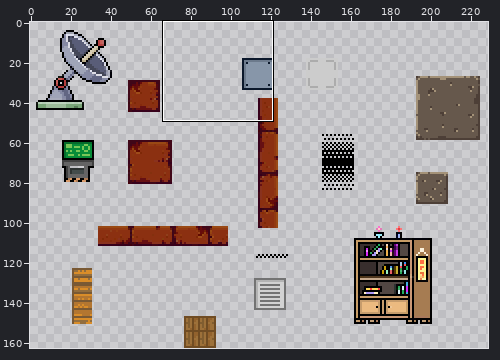
Sprite sheet, stored at Sprites/trankeraiada.png. Above, an overview of the earlier version with the close-up marked.
Close-up. Earlier state:
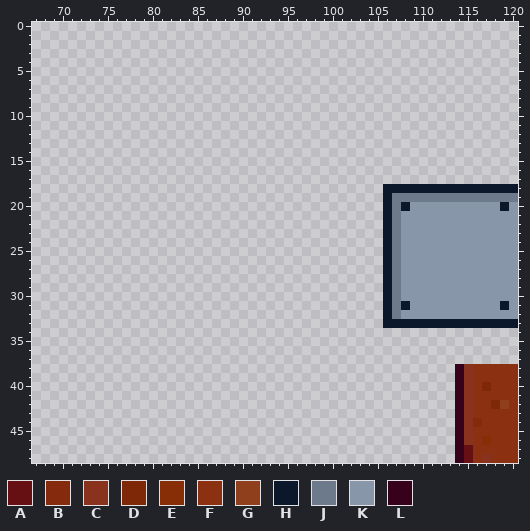
The file is 241x163 pixels. Colours within 5 levels of each other are drawn and written as one. Shown: x 67..120, y 0..48. The wide view leaves out empty margins.
Palette (. is transparent): A #661013  B #852a0d  C #89321e  D #7e2807  E #872e06  F #8b3011  G #8f3f1c  H #0b182b  J #6c7a8c  K #8796a9  L #37011b
Pixels before (only the part around the change), first column x 68:
 0 .....................................................
 1 .....................................................
 2 .....................................................
 3 .....................................................
 4 .....................................................
 5 .....................................................
 6 .....................................................
 7 .....................................................
 8 .....................................................
 9 .....................................................
10 .....................................................
11 .....................................................
12 .....................................................
13 .....................................................
14 .....................................................
15 .....................................................
16 .....................................................
17 .....................................................
18 ......................................HHHHHHHHHHHHHHH
19 ......................................HJJJJJJJJJJJJJJ
20 ......................................HJHKKKKKKKKKKHK
21 ......................................HJKKKKKKKKKKKKK
22 ......................................HJKKKKKKKKKKKKK
23 ......................................HJKKKKKKKKKKKKK
24 ......................................HJKKKKKKKKKKKKK
25 ......................................HJKKKKKKKKKKKKK
26 ......................................HJKKKKKKKKKKKKK
27 ......................................HJKKKKKKKKKKKKK
28 ......................................HJKKKKKKKKKKKKK
29 ......................................HJKKKKKKKKKKKKK
30 ......................................HJKKKKKKKKKKKKK
31 ......................................HJHKKKKKKKKKKHK
32 ......................................HJKKKKKKKKKKKKK
33 ......................................HHHHHHHHHHHHHHH
34 .....................................................
35 .....................................................
36 .....................................................
37 .....................................................
38 ..............................................LCFFFFF
39 ..............................................LCFFFFF
40 ..............................................LCFDFFF
41 ..............................................LCFFFFF
42 ..............................................LCFFDGF
43 ..............................................LCFFFFF
44 ..............................................LCBFFFF
45 ..............................................LCFFFFF
46 ..............................................LCFEFFF
47 ..............................................LAFFFFF
48 ..............................................LAFCFFF
New version:
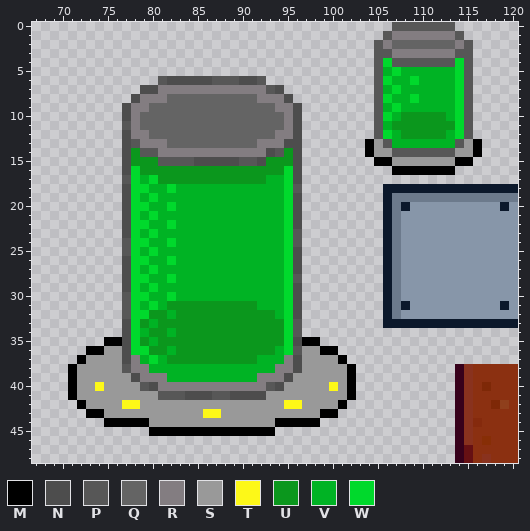
Colours new in this view: M #000000  N #4d4d4d  P #575757  Q #646464  R #837d81  S #999999  T #fdf818  U #0b971d  V #00b324  W #00d92c
Difference:
Changed rows in their new state; - is an unchanged pixel.
first column x 71:
 0 ------------------------------------PPPPPPP---
 1 -----------------------------------PRRRRRRRP--
 2 ----------------------------------PRQQQQQQQRP-
 3 ----------------------------------PPRRRRRRRPP-
 4 ----------------------------------PWPPPPPPPWP-
 5 ----------------------------------PVWVVVVVVWP-
 6 ----------PNNNNNPPPNNP------------PWVVWVVVVWP-
 7 --------NNRRRRRRRRRRRRPN----------PVWVVVVVVWP-
 8 -------NRRRQQQQQQQQQQRRRN---------PWVVWVVVVWP-
 9 ------NRRQQQQQQQQQQQQQQRRN--------PVWVVVVVVWP-
10 ------NRQQQQQQQQQQQQQQQQRN--------PWVUUUUUVWP-
11 ------PRQQQQQQQQQQQQQQQQRN--------PVUUUUUUUWP-
12 ------NRRQQQQQQQQQQQQQQRRN--------PWVUUUUUVWP-
13 ------NPRRRQQQQQQQQQQRRRNN-------MSPVVVVVVVPSM
14 ------NUPPRRRRRRRRRRRRNPUN-------MSSPPPPPPPSSM
15 ------NUUUPPPPNNNNNPPNUUUN--------MMSSSSSSSMM-
16 ------NWUUUUUUUUUUUUUUUUWN----------MMMMMMM---
17 ------PWVWUUUUUUUUUUUUVVWN--------------------
18 ------NWWVVWVVVVVVVVVVVVWP--------------------
19 ------NWVWVVVVVVVVVVVVVVWN--------------------
20 ------NWWVVWVVVVVVVVVVVVWN--------------------
21 ------NWVWVVVVVVVVVVVVVVWN--------------------
22 ------NWWVVWVVVVVVVVVVVVWN--------------------
23 ------NWVWVVVVVVVVVVVVVVWP--------------------
24 ------PWWVVWVVVVVVVVVVVVWP--------------------
25 ------PWVWVVVVVVVVVVVVVVWN--------------------
26 ------NWWVVWVVVVVVVVVVVVWN--------------------
27 ------NWVWVVVVVVVVVVVVVVWN--------------------
28 ------NWWVVWVVVVVVVVVVVVWP--------------------
29 ------NWVWVVVVVVVVVVVVVVWN--------------------
30 ------PWWVVWVVVVVVVVVVVVWN--------------------
31 ------PWVWVUUUUUUUUUUVVVWN--------------------
32 ------PWWUUVUUUUUUUUUUUVWN--------------------
33 ------NWUVUUUUUUUUUUUUUUWP--------------------
34 ------NWVUUVUUUUUUUUUUUUWP--------------------
35 ----MMNWUVUUUUUUUUUUUUUUWNMM------------------
36 --MMSSNWWUUVUUUUUUUUUUUVWPSSMM----------------
37 -MSSSSNRVWVUUUUUUUUUUVVVRNSSSSM---------------
38 MSSSSSPRRVVVVVVVVVVVVVVRRNSSSSSM--------------
39 MSSSSSSNRRRVVVVVVVVVVRRRNSSSSSSM--------------
40 MSSTSSSSPNRRRRRRRRRRRRPNSSSSSTSM--------------
41 MSSSSSSSSSPPPNNNPPNNNNSSSSSSSSSM--------------
42 -MSSSSTTSSSSSSSSSSSSSSSSTTSSSSM---------------
43 --MMSSSSSSSSSSSTTSSSSSSSSSSSMM----------------
44 ----MMMMMSSSSSSSSSSSSSSMMMMM------------------
45 ---------MMMMMMMMMMMMMM-----------------------
Changed places in both close-ups, as pixel boxes (x1, y1, x2, y2):
added: (365, 22, 482, 175)
added: (68, 76, 356, 436)
